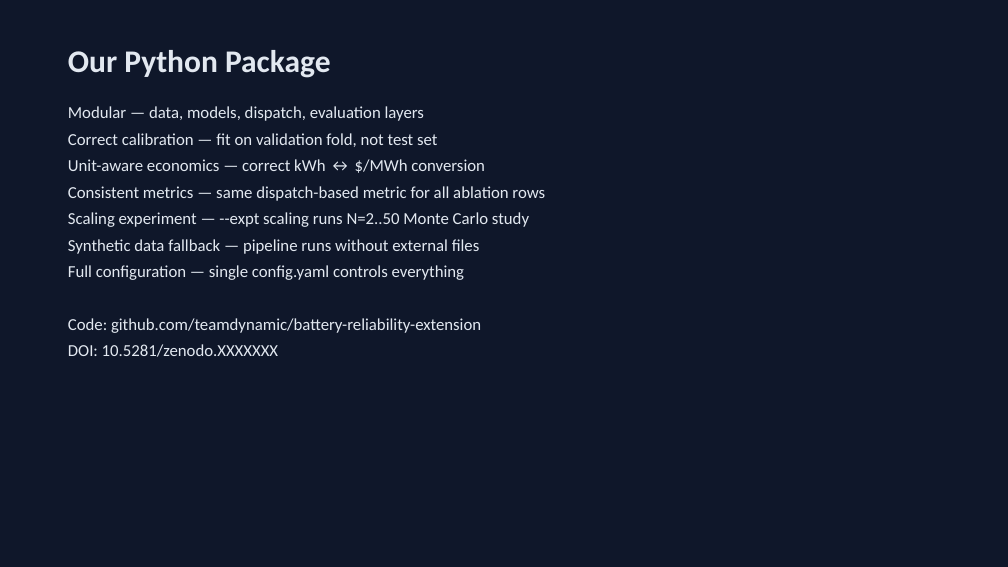
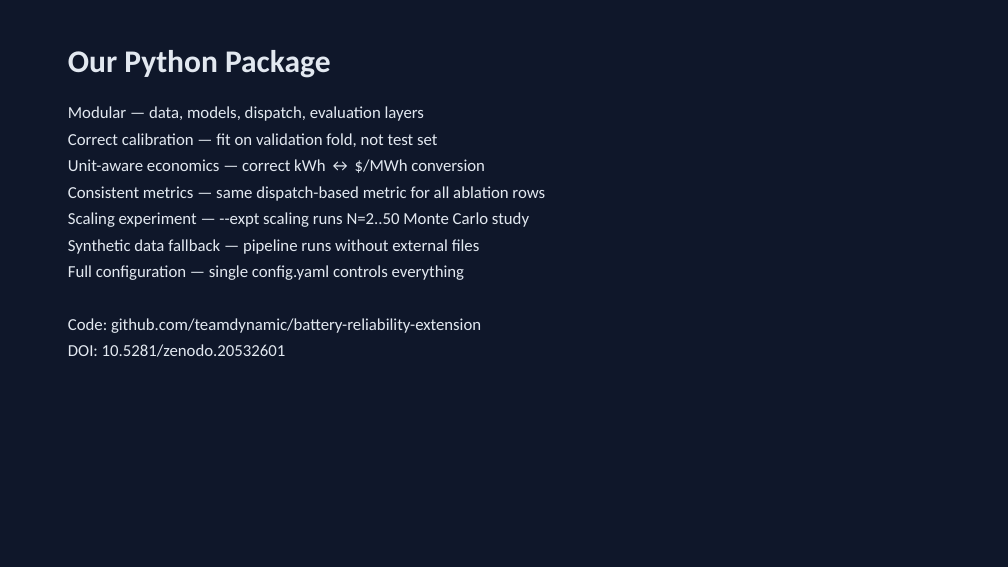
Before and after one commit to touhidsiddiqueeraj-bit/An-Open-Python-Framework-for-Battery-Operational-Reliability-Estimation, a slide deck: slide 10 of paper/presentation.pptx. Drawn at 1008x567 pixels with LibreOffice and Linux fonts; fonts in the diff are those of the drawing. Boxes give left, top, right and bottom in pixels: in the first picture for what was removed or moved away, otherwise in the second. Text is boxed around its words. In the diff, an @@ line names an element or a change of style, - is before the commit and + after.

Commit message:
Update Zenodo DOI to 10.5281/zenodo.20532601

```diff
--- a/paper/presentation.pptx
+++ b/paper/presentation.pptx
@@ text at bbox=[68, 344, 286, 357]: text changed @@
-DOI: 10.5281/zenodo.XXXXXXX
+DOI: 10.5281/zenodo.20532601
```
Also in this commit, not shown: 13 other files.
